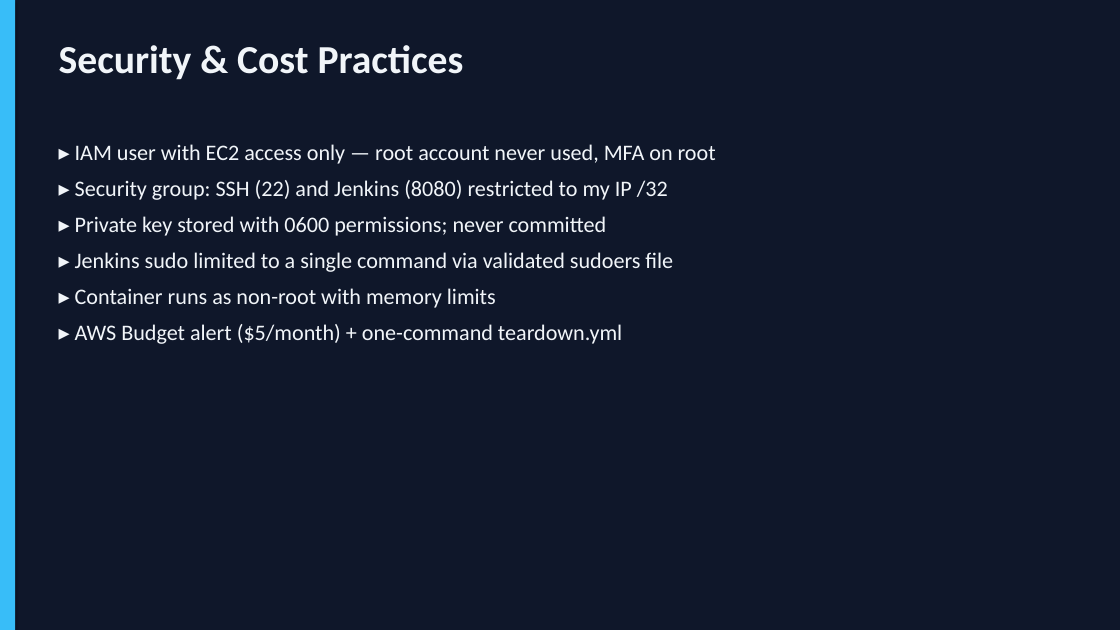
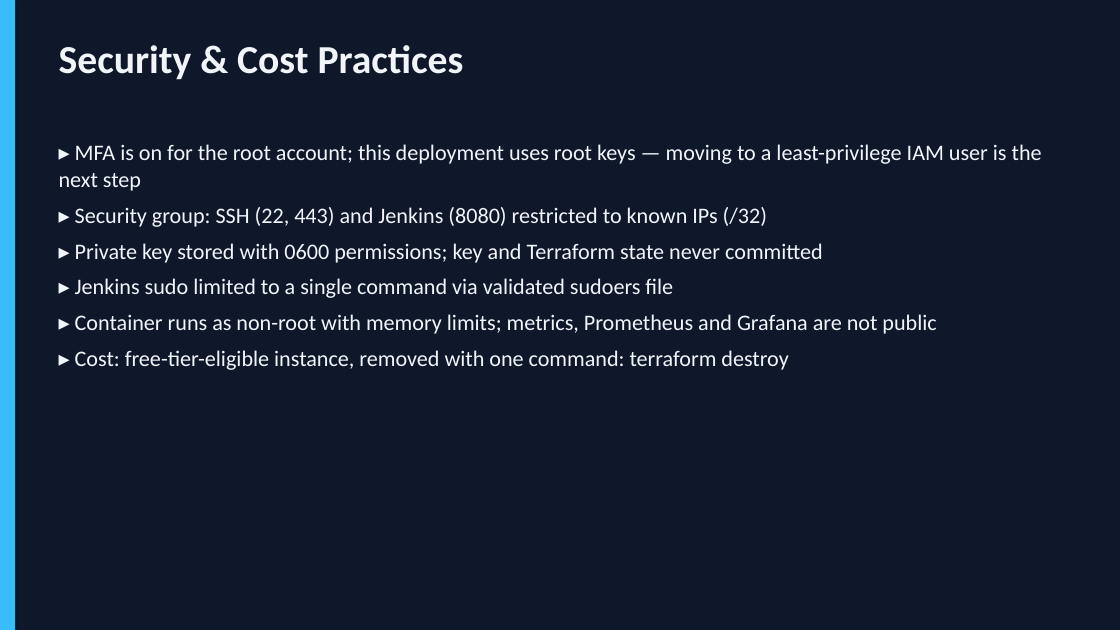
Before and after one commit to chaitanyasai9666/Devops-project, a slide deck: slide 15 of NLP_API_DevOps_Presentation.pptx (slide 12 before the commit). Drawn at 1120x630 pixels with LibreOffice and Linux fonts; fonts in the diff are those of the drawing. Boxes give left, top, right and bottom in pixels: in the first picture for what was removed or moved away, otherwise in the second. Text is boxed around its words. In the diff, an @@ line names an element or a change of style, - is before the commit and + after.

```diff
--- a/NLP_API_DevOps_Presentation.pptx
+++ b/NLP_API_DevOps_Presentation.pptx
@@ text at (59, 144, 1042, 263): text changed @@
-▸ IAM user with EC2 access only — root account never used, MFA on root
-▸ Security group: SSH (22) and Jenkins (8080) restricted to my IP /32
-▸ Private key stored with 0600 permissions; never committed
+▸ MFA is on for the root account; this deployment uses root keys — moving to a least-privilege IAM user is the next step
+▸ Security group: SSH (22, 443) and Jenkins (8080) restricted to known IPs (/32)
+▸ Private key stored with 0600 permissions; key and Terraform state never committed
@@ text at (75, 314, 936, 370): text changed @@
-▸ Container runs as non-root with memory limits
-▸ AWS Budget alert ($5/month) + one-command teardown.yml
+▸ Container runs as non-root with memory limits; metrics, Prometheus and Grafana are not public
+▸ Cost: free-tier-eligible instance, removed with one command: terraform destroy
```
Also in this commit, not shown: 12 other slides changed, 3 slides added.
